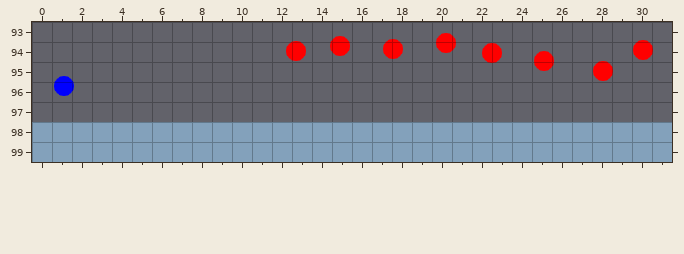
An edit to a level. Tiled map, core/assets/maps/geometry.tmx. That is the earlier state.
Cells are 32x32 px. Shown: x 0..31, y 93..99.
Once edited:
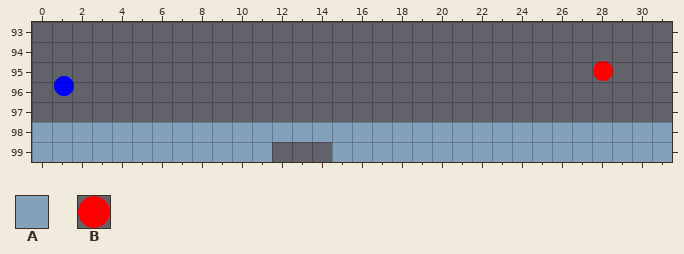
Key: from "level": A 0 "block", B 2 "red_circle".
_ is an empty cell.
Objects are placed by their top-left corner, in cells (3,4 is the top-left corner of cell 3,4); size is 1x1 cell unless given.
The exact change:
Layer "Tile Layer 1":
y 99: x 12..14 AAA -> ___
Layer "Actors":
removed: B "red_circle" at 20.2,93.6
removed: B "red_circle" at 14.9,93.7
removed: B "red_circle" at 17.6,93.8
removed: B "red_circle" at 30,93.9
removed: B "red_circle" at 12.7,94
removed: B "red_circle" at 22.5,94.1
removed: B "red_circle" at 25.1,94.5
